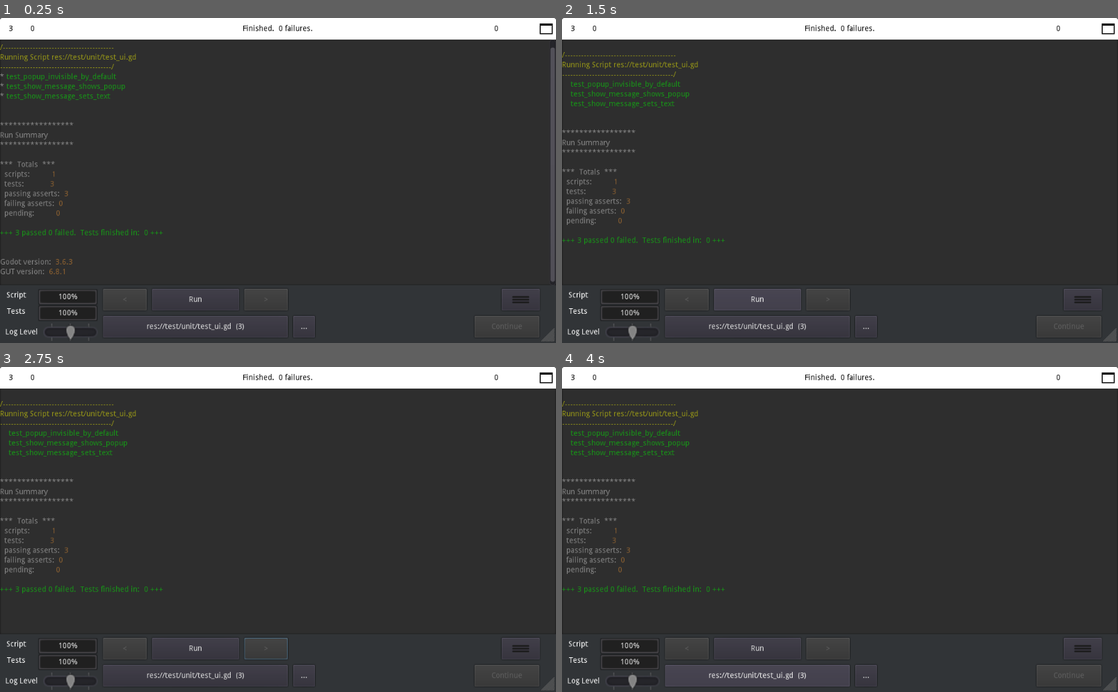
Above: before the commit, frames 1-4 (two rows, left to right).
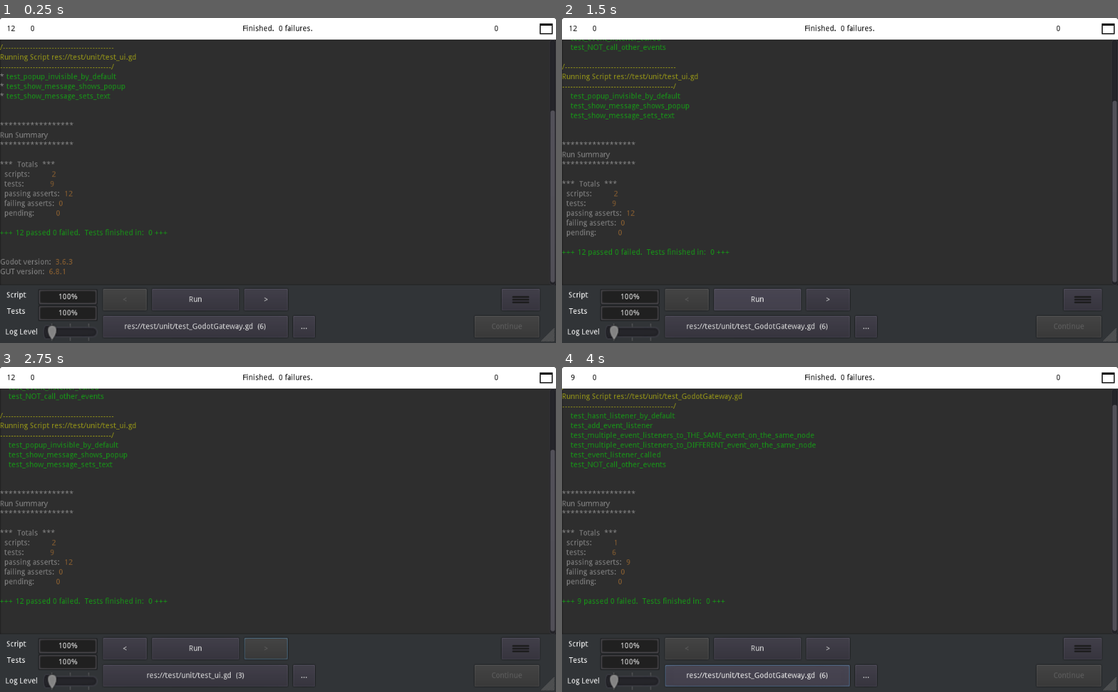
Above: after the commit, the same moments.

Repository: Ajver/godot-js-gateway
Game: Godot game, scene res://test/Gut.tscn
Same seed, same stepped clock (60 frames per second), same inputs: the game is played once before the commit and once after it. This scene is started directly instead of the project's main scene.
Inputs (mouse positions are in pixels of both pictures, inside the frame that each line leads up to):
- Up to frame 1 (0.25 s): no input
- Up to frame 2 (1.5 s): click (1106, 27) at 0.5 s; click "Run" at 1.25 s
- Up to frame 3 (2.75 s): click (266, 649) at 2 s, where only the run after the commit has a clickable ">"
- Up to frame 4 (4 s): click (684, 649) at 2.75 s, where only the run after the commit has a clickable "<"; click "res://test/unit/test_ui.gd (3)" (after the commit: "res://test/unit/test_GodotGat…") at 3.5 s

The runs differ from the first frame. In frame 1, 0.7% of the frame differs, in the area x 1-100%, y 2-99%; in frame 2, 3.3%; in frame 3, 3.0%; in frame 4, 4.0%, in the area x 0-100%, y 2-99%.

Commit message:
Event listeners for GodotGateway

Diff:
--- a/godotapp/src/scripts/GodotGateway.gd
+++ b/godotapp/src/scripts/GodotGateway.gd
@@ -1,6 +1,22 @@
 extends Node
 
 signal event(name, data)
+
+# Structure of the dictionary:
+# KEYS: events names
+# VARS: array of arrays, with target node and target function
+#
+# Behaviour:
+# On 'event_name' event, the 'func_name' is called on the 'node'
+# 	{
+#		"event_name": [
+#			[ node:Node, func_name:String ],
+#			...
+#		],
+#		...
+# 	}
+var _event_listeners : Dictionary = {}
+
 
 func new_event(e_name:String, e_data:String) -> void:
 	JS_API.call_function("gatewayToJS.newEvent", [e_name, e_data])
@@ -29,3 +45,35 @@
 		GodotGateway._call_func("next")
 
 	GodotGateway._call_func("clearEventsArray")
+
+
+func _process_event(e_name:String, e_data) -> void:
+	if not _event_listeners.has(e_name):
+		return
+
+	var arr : Array = _event_listeners[e_name]
+	for row in arr:
+		var node : Node = row[0]
+		var func_name : String = row[1]
+		node.call(func_name, e_data)
+
+
+func add_event_listener(e_name:String, node:Node, func_name:String) -> void:
+	if not _event_listeners.has(e_name):
+		_event_listeners[e_name] = []
+
+	var arr : Array = _event_listeners[e_name]
+	arr.push_back([node, func_name])
+
+
+func has_event_listener(e_name:String, node:Node, func_name:String) -> bool:
+	if not _event_listeners.has(e_name):
+		return false
+
+	var arr : Array = _event_listeners[e_name]
+	for row in arr:
+		if row[0] == node:
+			if row[1] == func_name:
+				return true
+
+	return false
--- a/godotapp/test/Gut.tscn
+++ b/godotapp/test/Gut.tscn
@@ -12,28 +12,8 @@
 __meta__ = {
 "_editor_icon": ExtResource( 2 )
 }
-_select_script = ""
-_tests_like = ""
-_inner_class_name = ""
 _run_on_load = true
-_should_maximize = false
-_should_print_to_console = true
-_log_level = 1
 _yield_between_tests = false
-_disable_strict_datatype_checks = false
-_test_prefix = "test_"
-_file_prefix = "test_"
-_file_extension = ".gd"
-_inner_class_prefix = "Test"
-_temp_directory = "user://gut_temp_directory"
-_export_path = ""
 _include_subdirectories = true
 _directory1 = "res://test/unit"
-_directory2 = ""
-_directory3 = ""
-_directory4 = ""
-_directory5 = ""
-_directory6 = ""
 _double_strategy = 1
-_pre_run_script = ""
-_post_run_script = ""
--- /dev/null
+++ b/godotapp/test/unit/test_GodotGateway.gd
@@ -0,0 +1,66 @@
+extends "res://addons/gut/test.gd"
+
+class FakeNode:
+	extends Node
+
+	var test_func_called := false
+	var test_data := ""
+
+	var other_test_func_called := false
+	var other_test_data := ""
+
+	func _on_test_event(e_data:String) -> void:
+		test_func_called = true
+		test_data = e_data
+
+	func _on_other_test_event(e_data:String) -> void:
+		other_test_func_called = true
+		other_test_data = e_data
+
+
+func test_hasnt_listener_by_default() -> void:
+	var fake_class_inst = _get_fake_class_inst()
+	assert_false(GodotGateway.has_event_listener("test_event", fake_class_inst, "_on_test_event"))
+
+
+func test_add_event_listener() -> void:
+	var fake_class_inst = _get_fake_class_inst_connected_to_gateway()
+	assert_true(GodotGateway.has_event_listener("test_event", fake_class_inst, "_on_test_event"))
+
+
+func test_multiple_event_listeners_to_THE_SAME_event_on_the_same_node() -> void:
+	var fake_class_inst = _get_fake_class_inst_connected_to_gateway()
+	GodotGateway.add_event_listener("test_event", fake_class_inst, "_on_other_test_event")
+	assert_true(GodotGateway.has_event_listener("test_event", fake_class_inst, "_on_test_event"))
+	assert_true(GodotGateway.has_event_listener("test_event", fake_class_inst, "_on_other_test_event"))
+
+
+func test_multiple_event_listeners_to_DIFFERENT_event_on_the_same_node() -> void:
+	var fake_class_inst = _get_fake_class_inst_connected_to_gateway()
+	GodotGateway.add_event_listener("another_test_event", fake_class_inst, "_on_other_test_event")
+	assert_true(GodotGateway.has_event_listener("test_event", fake_class_inst, "_on_test_event"))
+	assert_true(GodotGateway.has_event_listener("another_test_event", fake_class_inst, "_on_other_test_event"))
+
+
+func test_event_listener_called() -> void:
+	var fake_class_inst = _get_fake_class_inst_connected_to_gateway()
+	GodotGateway._process_event("test_event", "test_data")
+	assert_true(fake_class_inst.test_func_called)
+
+
+func test_NOT_call_other_events() -> void:
+	var fake_class_inst = _get_fake_class_inst_connected_to_gateway()
+	GodotGateway.add_event_listener("another_test_event", fake_class_inst, "_on_other_test_event")
+	GodotGateway._process_event("test_event", "test_data")
+	assert_true(fake_class_inst.test_func_called)
+	assert_false(fake_class_inst.other_test_func_called)
+
+
+func _get_fake_class_inst_connected_to_gateway() -> FakeNode:
+	var fake_class_inst = _get_fake_class_inst()
+	GodotGateway.add_event_listener("test_event", fake_class_inst, "_on_test_event")
+	return fake_class_inst
+
+
+func _get_fake_class_inst() -> FakeNode:
+	return FakeNode.new()
